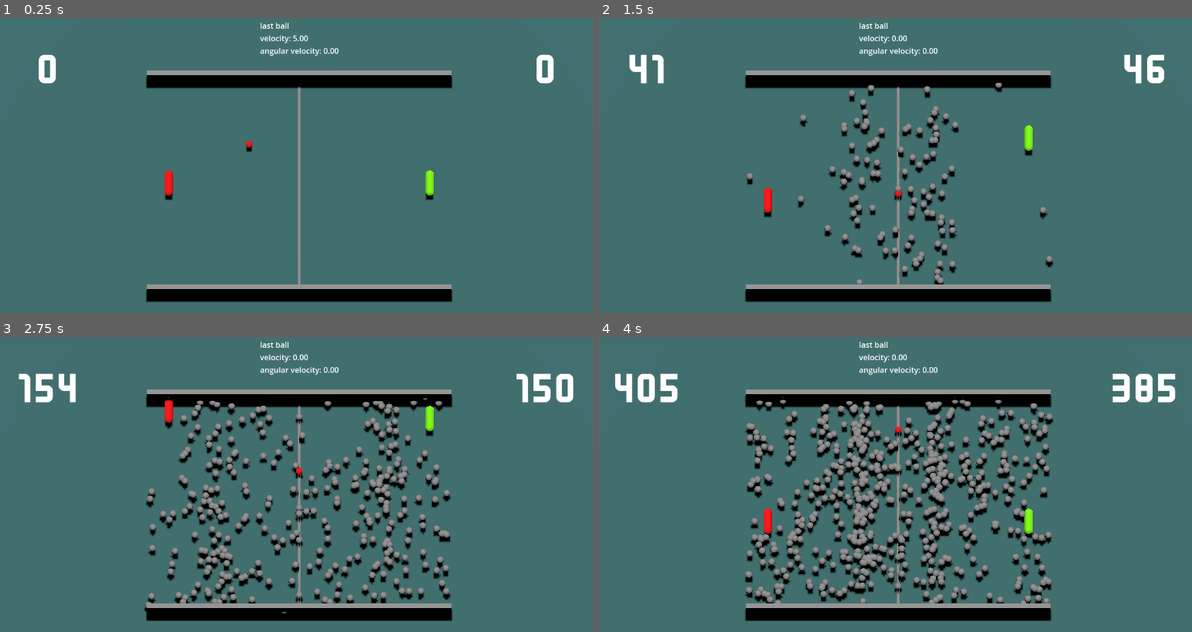
Above: before the commit, frames 1-4 (two rows, left to right).
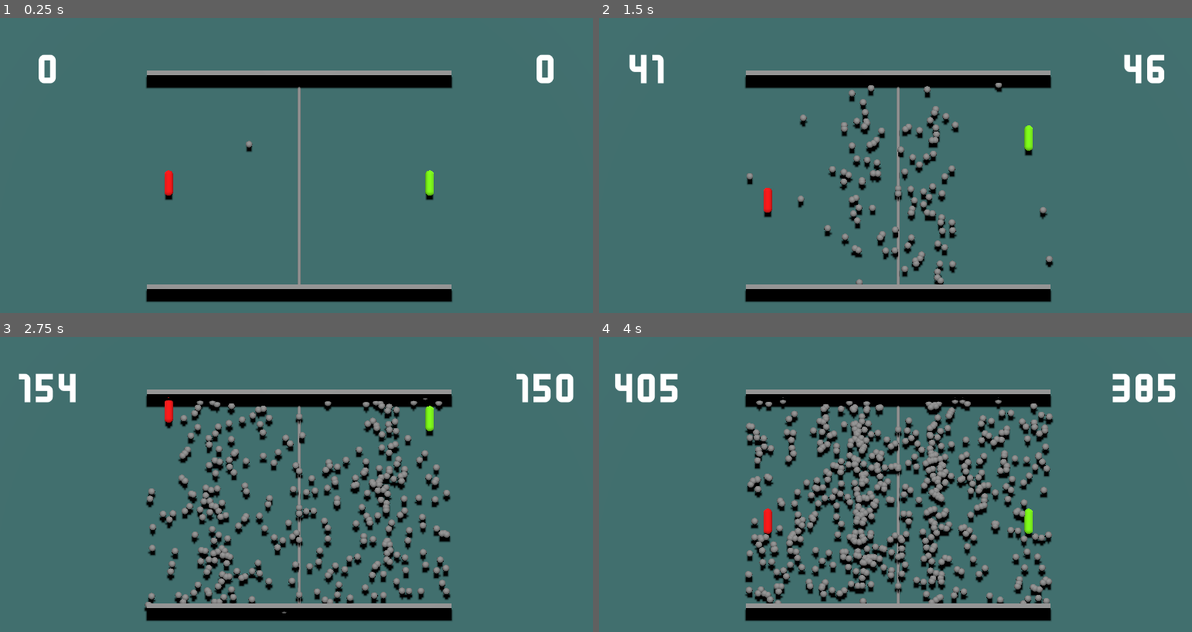
Above: after the commit, the same moments.

Repository: 5tr1k3r/tier_01_pong
Game: Godot game, scene res://main.tscn
Two runs of this game, one before a commit and one after it. Both use one fixed random seed, a clock stepped at 60 frames per second and the inputs below.
Inputs:
- Up to frame 1 (0.25 s): no input
- Up to frame 2 (1.5 s): tap Enter (ui_accept) at 0.5 s; hold Up (p1_move_up) 0.53-1.28 s; hold Enter (ui_accept) 0.53-1.28 s; hold Down (p1_move_down) from 1.28 s (still down); tap S (p2_move_down) at 1.35 s
- Up to frame 3 (2.75 s): tap Enter (ui_accept) at 1.52, 1.55, 1.82, 2.3 s; release Down (p1_move_down) at 2.03 s; hold Up (p1_move_up) from 2.03 s (still down); hold W (p2_move_up) from 2.03 s (still down)
- Up to frame 4 (4 s): release W (p2_move_up) at 2.78 s; tap Enter (ui_accept) at 2.85, 3.02, 3.32, 3.77, 3.8 s; release Up (p1_move_up) at 3.53 s; hold Down (p1_move_down) from 3.53 s (still down); hold S (p2_move_down) from 3.53 s (still down)

The runs differ from the first frame. In frame 1, 0.3% of the frame differs, in the area x 41-58%, y 1-44%; in frame 2, 0.3%; in frame 3, 0.3%; in frame 4, 0.3%, in the area x 43-58%, y 1-33%.

Commit message:
clean up debug stuff

Diff:
--- a/ball.gd
+++ b/ball.gd
@@ -1,5 +1,4 @@
 extends RigidBody3D
-
 class_name Ball
 
 var starting_impulse_value: float = 5.0
@@ -22,7 +21,3 @@
 		apply_central_impulse(initial_impulse)
 	else:
 		printerr("Ball added to tree, but initial impulse was not calculated!")
-
-#func _physics_process(_delta: float) -> void:
-	## Force angular velocity to zero every physics frame
-	#angular_velocity = Vector3.ZERO
--- a/main.gd
+++ b/main.gd
@@ -1,12 +1,9 @@
 extends Node
 
-@onready var ball_velocity_label: Label = $UI/DebugLabel
 @onready var arena: Arena = $Arena
 @onready var right_score_label: Label = $UI/RightScoreLabel
 @onready var left_score_label: Label = $UI/LeftScoreLabel
 
-var last_ball: Ball
-var last_ball_material: StandardMaterial3D = preload("res://last_ball_material.tres")
 var right_score: int = 0
 var left_score: int = 0
 
@@ -27,30 +24,12 @@
 
 	add_child(ball)
 
-	var ball_mesh: MeshInstance3D = ball.get_node("MeshInstance3D")
-	ball_mesh.set_surface_override_material(0, last_ball_material)
-
-	if last_ball:
-		var last_ball_mesh: MeshInstance3D = last_ball.get_node("MeshInstance3D")
-		last_ball_mesh.set_surface_override_material(0, null)
-
-	last_ball = ball
-
 func _unhandled_input(event: InputEvent) -> void:
 	if event.is_action_pressed("ui_accept"):
 		for _i in range(50):
 			spawn_ball()
 
-func _process(_delta: float) -> void:
-	update_ball_velocity_label()
-
-func update_ball_velocity_label() -> void:
-	if last_ball:
-		var ball_velocity = last_ball.linear_velocity.length()
-		var ball_angular_velocity = last_ball.angular_velocity.length()
-		ball_velocity_label.text = "last ball\nvelocity: %.2f\nangular velocity: %.2f" % [ball_velocity, ball_angular_velocity]
-
-func update_score_labels(scoring_side: Enums.PlayerSide):
+func update_score(scoring_side: Enums.PlayerSide):
 	match scoring_side:
 		Enums.PlayerSide.RIGHT:
 			right_score += 1
@@ -61,5 +40,5 @@
 
 func _on_arena_score_occurred(player_side: Enums.PlayerSide) -> void:
 	# print("Player ", Enums.PlayerSide.find_key(player_side), " scored!")
-	update_score_labels(player_side)
+	update_score(player_side)
 	spawn_ball()
--- a/main.tscn
+++ b/main.tscn
@@ -55,17 +55,6 @@
 grow_horizontal = 2
 grow_vertical = 2
 
-[node name="DebugLabel" type="Label" parent="UI"]
-layout_mode = 1
-anchors_preset = 5
-anchor_left = 0.5
-anchor_right = 0.5
-offset_left = -53.0
-offset_top = 17.0
-offset_right = 53.0
-offset_bottom = 40.0
-grow_horizontal = 2
-
 [node name="LeftScoreLabel" type="Label" parent="UI"]
 layout_mode = 1
 offset_right = 250.0
--- a/paddle.gd
+++ b/paddle.gd
@@ -1,4 +1,5 @@
 extends AnimatableBody3D
+class_name Paddle
 
 @export var player_type: Enums.PlayerType
 @export var speed: float = 6.0
